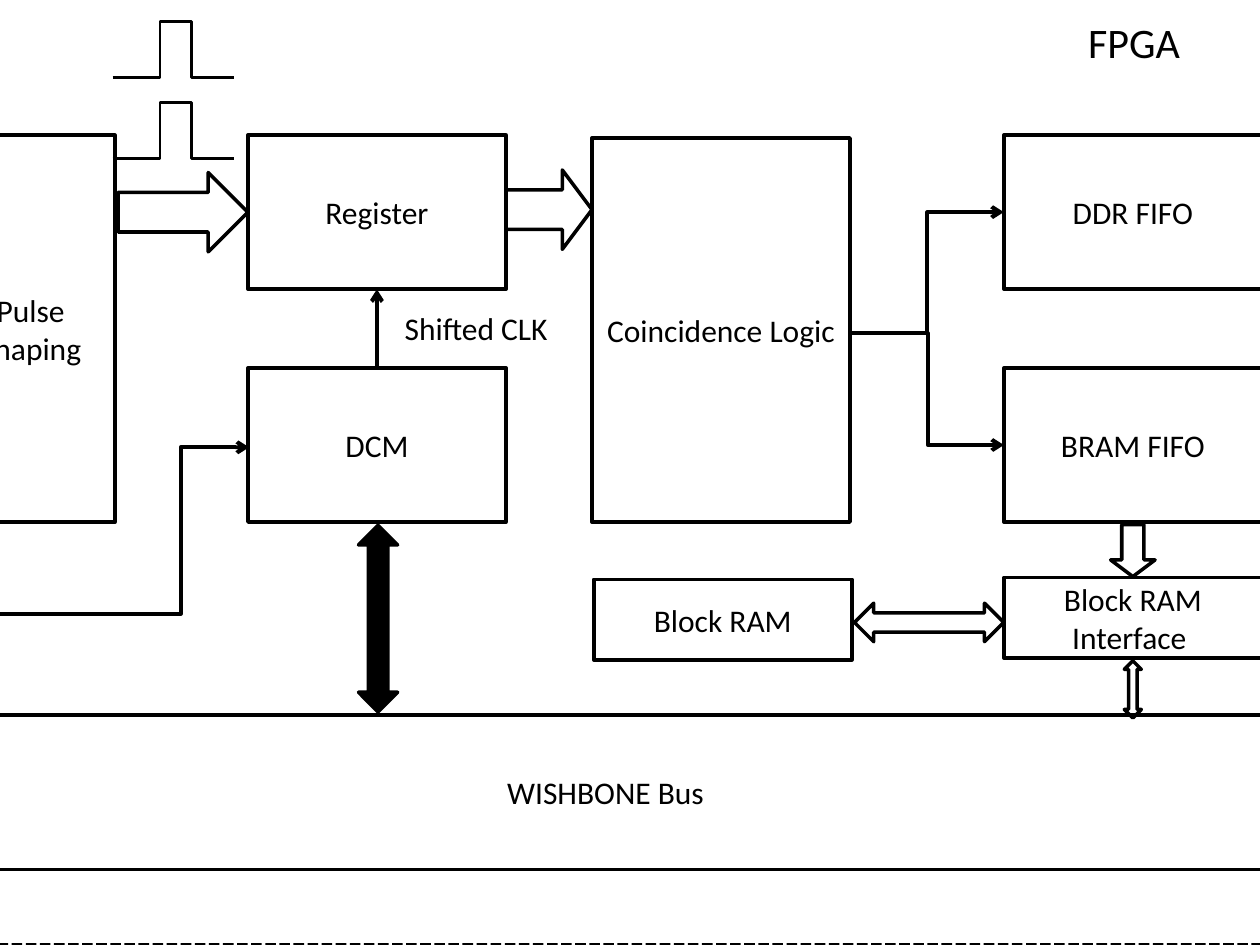
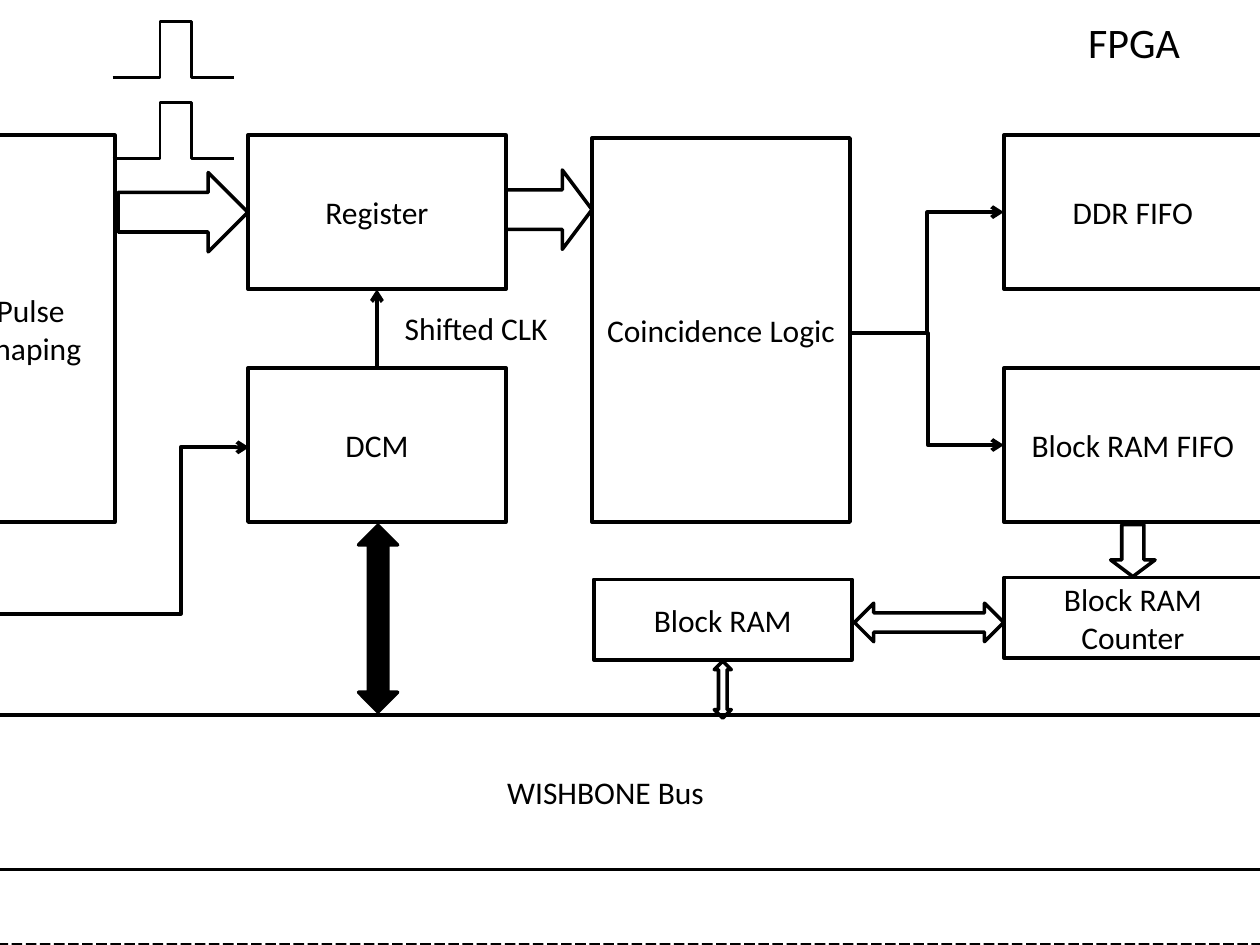
Before and after one commit to moxix2/Patent-coincidence, a slide deck: slide 2 of 八光子.pptx. Drawn at 1260x945 pixels with LibreOffice and Linux fonts; fonts in the diff are those of the drawing. Boxes give left, top, right and bottom in pixels: in the first picture for what was removed or moved away, otherwise in the second. Text is boxed around its words. In the diff, an @@ line names an element or a change of style, - is before the commit and + after.

```diff
--- a/八光子.pptx
+++ b/八光子.pptx
@@ text in rectangle at box(1032, 435, 1234, 458): text changed @@
-BRAM FIFO
+Block RAM FIFO
@@ text in rectangle at box(1064, 589, 1202, 650): text changed @@
-Block RAM Interface
+Block RAM Counter
@@ up down arrow: place and size @@
-up down arrow at box(1124, 660, 1142, 717)
+up down arrow at box(714, 662, 732, 718)
```
Also in this commit, not shown: 1 other file.
